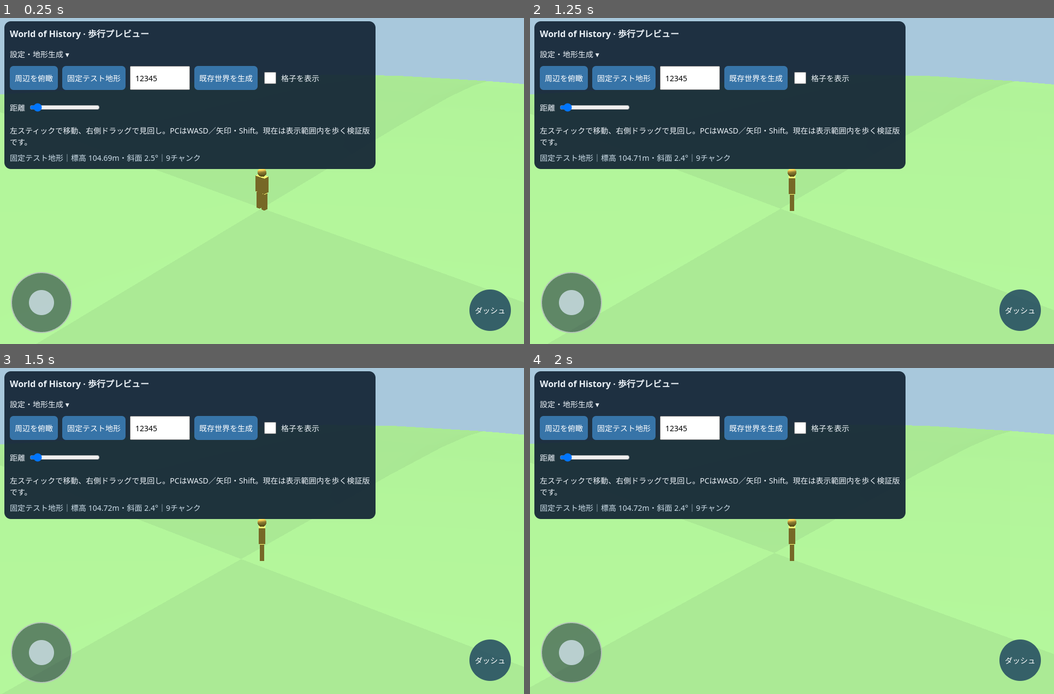
Above: before the commit, frames 1-4 (two rows, left to right).
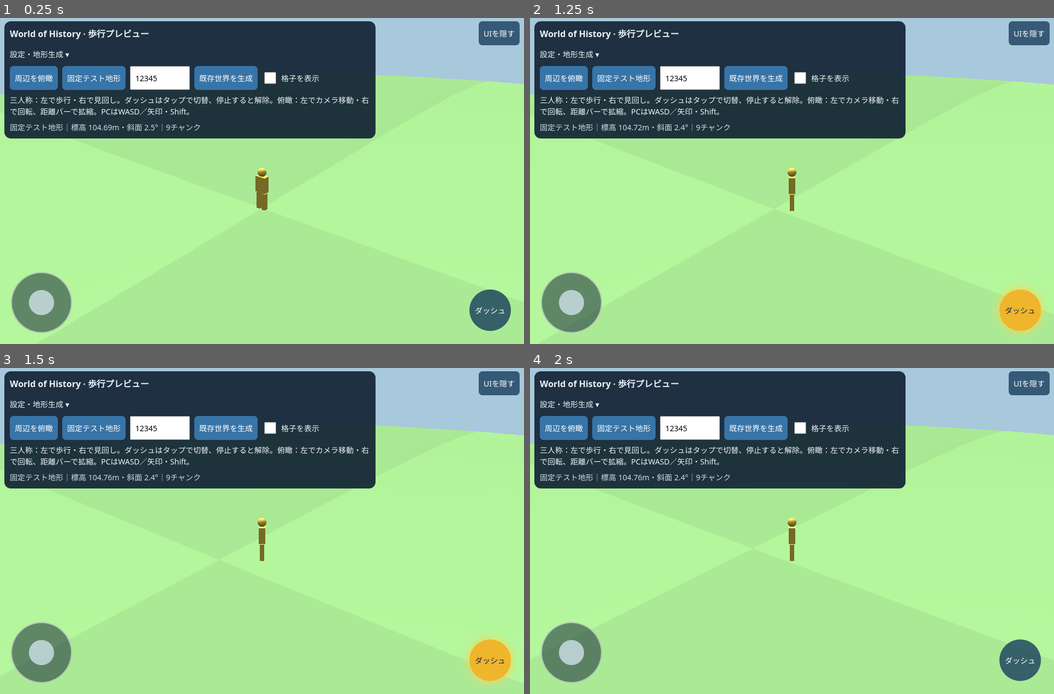
Above: after the commit, the same moments.

Repository: eitommkk1023-a11y/-history-simulation-game-restart
Game: browser game, page previews/terrain-chunks.html
The game is run twice, just before and just after one commit, with the same random seed, the same clock (stepped at 60 frames per second) and the same inputs.
Inputs (mouse positions are in pixels of both pictures, inside the frame that each line leads up to):
- Up to frame 1 (0.25 s): no input
- Up to frame 2 (1.25 s): click (792, 181) at 0.27 s; hold Right from 1.03 s (still down); click (792, 213) at 1.07 s; tap Shift at 1.1 s
- Up to frame 3 (1.5 s): keep holding Right
- Up to frame 4 (2 s): release Right at 1.53 s; hold Down 1.58-1.85 s; tap Shift at 1.6 s; click (687, 498) at 1.67 s; hold Left from 1.9 s (still down)

The runs differ from the first frame. In frame 1, 9.0% of the frame differs, in the area x 0-100%, y 1-47%; in frame 2, 10%; in frame 3, 10%, in the area x 0-100%, y 1-97%; in frame 4, 9.1%.

Commit message:
Separate overview camera controls and add UI and sprint toggles

Diff:
--- a/previews/terrain-chunks.html
+++ b/previews/terrain-chunks.html
@@ -16,7 +16,11 @@
   #stick{width:46px;height:46px;border-radius:50%;background:#d9e9f4bb;pointer-events:none}
   #sprint{position:fixed;z-index:3;right:max(24px,env(safe-area-inset-right));bottom:max(24px,env(safe-area-inset-bottom));border-radius:50%;width:76px;height:76px;background:#183d5ccc;touch-action:none;user-select:none}
   #sprint.active{background:#aa7821}#movementNotice{position:fixed;bottom:26px;left:150px;right:120px;text-align:center;pointer-events:none;text-shadow:0 1px 4px #000;color:white}
+  [hidden]{display:none!important}body.ui-hidden header,body.ui-hidden #joystick,body.ui-hidden #sprint,body.ui-hidden #movementNotice{display:none!important}
+  #uiToggle{position:fixed;right:max(8px,env(safe-area-inset-right));top:max(8px,env(safe-area-inset-top));z-index:5;background:#183d5ccc}
+  header{right:100px}#sprint.active{background:#efb52c;color:#172436;box-shadow:0 0 12px 5px #ffd34eaa}
 </style>
+<button id="uiToggle" aria-pressed="false">UIを隠す</button>
 <header>
   <h1>World of History · 歩行プレビュー</h1>
   <details id="settings" open>
@@ -27,15 +31,15 @@
     <input id="seed" type="number" inputmode="numeric" min="0" max="4294967295" value="12345" aria-label="数値Seed">
     <button id="generate">既存世界を生成</button>
     <label><input id="wire" type="checkbox">格子を表示</label>
-    <label>距離<input id="distance" type="range" min="5" max="120" value="12"></label>
+    <label id="overviewDistance" hidden>俯瞰距離<input id="distance" type="range" min="20" max="300" value="100"></label>
   </div>
-  <p>左スティックで移動、右側ドラッグで見回し。PCはWASD／矢印・Shift。現在は表示範囲内を歩く検証版です。</p>
+  <p>三人称：左で歩行・右で見回し。ダッシュはタップで切替、停止すると解除。俯瞰：左でカメラ移動・右で回転、距離バーで拡縮。PCはWASD／矢印・Shift。</p>
   <p id="status" role="status">準備中…</p>
   </details>
   <p id="orientationHint">端末を横向きにすると、広く見渡せます。</p>
 </header>
 <button id="joystick" aria-label="移動スティック"><span id="stick"></span></button>
-<button id="sprint" aria-label="押している間ダッシュ">ダッシュ</button>
+<button id="sprint" aria-label="ダッシュ切替" aria-pressed="false">ダッシュ</button>
 <div id="movementNotice" role="status"></div>
 <script>
   window.addEventListener('error',e=>document.getElementById('status').textContent='エラー: '+e.message);
--- a/previews/terrain-chunks.mjs
+++ b/previews/terrain-chunks.mjs
@@ -24,11 +24,12 @@
 scene.add(marker);
 let state=null,worker=null,requestId=0,yaw=.7,pitch=.4;
 let markerPoint=null,overview=false;
+const overviewView={yaw:.7,pitch:1.35,target:new THREE.Vector3()};
 function draw(){renderer.render(scene,camera);}
 function updateCamera(){
-  const r=overview?100:Number(document.getElementById('distance').value),target=marker.position.clone();target.y+=1.2;
-  const angle=overview?1.35:pitch;
-  const offset=new THREE.Vector3(r*Math.cos(angle)*Math.sin(yaw),r*Math.sin(angle),r*Math.cos(angle)*Math.cos(yaw));
+  const r=overview?Number(document.getElementById('distance').value):12,target=overview?overviewView.target.clone():marker.position.clone();if(!overview)target.y+=1.2;
+  const angle=overview?overviewView.pitch:pitch,viewYaw=overview?overviewView.yaw:yaw;
+  const offset=new THREE.Vector3(r*Math.cos(angle)*Math.sin(viewYaw),r*Math.sin(angle),r*Math.cos(angle)*Math.cos(viewYaw));
   // Pull in along the viewing segment when terrain obscures the player.
   if(state){
     scene.updateMatrixWorld(true);
@@ -77,7 +78,7 @@
     const mesh=new THREE.Mesh(geometry,material),o=terrain.toLocal(chunk.originM.xM,chunk.originM.yM,chunk.originM.elevationM,origin);
     mesh.position.set(o.x,o.y,o.z);scene.add(mesh);entries.push({chunk,mesh});
   }
-  state={terrain,origin,entries,label};scene.updateMatrixWorld(true);placeMarker(point.xM,point.yM);
+  state={terrain,origin,entries,label};if(overview){overviewView.target.set(0,1.2,0);}scene.updateMatrixWorld(true);placeMarker(point.xM,point.yM);
   if(matchMedia('(orientation: landscape) and (max-height: 500px)').matches)document.getElementById('settings').open=false;
 }
 function cancelGeneration(){requestId++;if(worker){worker.terminate();worker=null;}generateButton.disabled=false;}
@@ -136,11 +137,11 @@
   }catch(e){if(id===requestId){status.textContent='エラー: '+e.message;cancelGeneration();}}
   finally{if(workerUrl)URL.revokeObjectURL(workerUrl);}
 }
-let drag=null,stickId=null,sprintId=null;
+let drag=null,stickId=null,sprintOn=false,wasMoving=false;
 const keys=new Set(),stickInput={x:0,y:0};
 const joystick=document.getElementById('joystick'),stick=document.getElementById('stick'),sprint=document.getElementById('sprint');
 function resetInput(){
-  keys.clear();drag=null;stickId=null;sprintId=null;stickInput.x=stickInput.y=0;
+  keys.clear();drag=null;stickId=null;setSprint(false);wasMoving=false;stickInput.x=stickInput.y=0;
   stick.style.transform='';sprint.classList.remove('active');
 }
 function moveStick(e){
@@ -153,27 +154,42 @@
 for(const event of ['pointerup','pointercancel','lostpointercapture'])joystick.addEventListener(event,e=>{
   if(e.pointerId!==stickId)return;stickId=null;stickInput.x=stickInput.y=0;stick.style.transform='';
 });
-sprint.addEventListener('pointerdown',e=>{if(sprintId!==null)return;e.preventDefault();sprintId=e.pointerId;sprint.setPointerCapture(e.pointerId);sprint.classList.add('active');});
-for(const event of ['pointerup','pointercancel','lostpointercapture'])sprint.addEventListener(event,e=>{if(e.pointerId===sprintId){sprintId=null;sprint.classList.remove('active');}});
+function setSprint(value){
+  sprintOn=!overview&&value;sprint.classList.toggle('active',sprintOn);sprint.setAttribute('aria-pressed',String(sprintOn));
+}
+sprint.onclick=()=>setSprint(!sprintOn);
+document.getElementById('uiToggle').onclick=()=>{
+  const hidden=document.body.classList.toggle('ui-hidden');resetInput();
+  document.getElementById('uiToggle').textContent=hidden?'UIを表示':'UIを隠す';
+  document.getElementById('uiToggle').setAttribute('aria-pressed',String(hidden));
+};
 const movementKeys=new Set(['KeyW','KeyA','KeyS','KeyD','ArrowUp','ArrowDown','ArrowLeft','ArrowRight','ShiftLeft','ShiftRight']);
 window.addEventListener('keydown',e=>{if(/INPUT|TEXTAREA|SELECT/.test(e.target.tagName)||e.target.isContentEditable)return;
-  if(movementKeys.has(e.code)){e.preventDefault();keys.add(e.code);}});
+  if(movementKeys.has(e.code)){e.preventDefault();if(e.code.startsWith('Shift')&&!e.repeat)setSprint(!sprintOn);else keys.add(e.code);}});
 window.addEventListener('keyup',e=>keys.delete(e.code));
 window.addEventListener('blur',resetInput);
 document.addEventListener('visibilitychange',()=>{if(document.hidden)resetInput();});
-document.getElementById('viewMode').onclick=()=>{overview=!overview;resetInput();document.getElementById('viewMode').textContent=overview?'三人称に戻る':'周辺を俯瞰';updateCamera();};
+document.getElementById('viewMode').onclick=()=>{overview=!overview;resetInput();if(overview){overviewView.target.copy(marker.position);overviewView.target.y+=1.2;}
+  document.getElementById('overviewDistance').hidden=!overview;sprint.hidden=overview;joystick.setAttribute('aria-label',overview?'俯瞰カメラ移動':'移動スティック');document.getElementById('viewMode').textContent=overview?'三人称に戻る':'周辺を俯瞰';updateCamera();};
 let lastTime=null;
 function frame(time){
   const dt=lastTime===null?0:(time-lastTime)/1000;lastTime=time;
   if(state&&markerPoint&&!document.hidden){
     const x=stickInput.x+Number(keys.has('KeyD')||keys.has('ArrowRight'))-Number(keys.has('KeyA')||keys.has('ArrowLeft'));
     const y=stickInput.y+Number(keys.has('KeyS')||keys.has('ArrowDown'))-Number(keys.has('KeyW')||keys.has('ArrowUp'));
-    if(Math.hypot(x,y)>.08){
-      const next=stepTerrainWalker(markerPoint,{x,y,yaw,sprint:sprintId!==null||keys.has('ShiftLeft')||keys.has('ShiftRight')},dt,groundAt);
+    if(overview){
+      if(Math.hypot(x,y)>.08){
+        const scale=Math.min(dt,.05)*Number(document.getElementById('distance').value)*.4/Math.max(1,Math.hypot(x,y));
+        overviewView.target.x+=(x*Math.cos(overviewView.yaw)+y*Math.sin(overviewView.yaw))*scale;
+        overviewView.target.z+=(-x*Math.sin(overviewView.yaw)+y*Math.cos(overviewView.yaw))*scale;updateCamera();
+      }
+    }else if(Math.hypot(x,y)>.08){
+      const next=stepTerrainWalker(markerPoint,{x,y,yaw,sprint:sprintOn},dt,groundAt);
       const dx=next.xM-markerPoint.xM,dy=next.yM-markerPoint.yM;
-      if(Math.hypot(dx,dy)>0){marker.rotation.y=Math.atan2(dx,dy);placeMarker(next.xM,next.yM);}
+      wasMoving=Math.hypot(dx,dy)>0;if(!wasMoving)setSprint(false);
+      if(wasMoving){marker.rotation.y=Math.atan2(dx,dy);placeMarker(next.xM,next.yM);}
       document.getElementById('movementNotice').textContent=next.blocked?'ここから先は範囲外、または急な地形です':'';
-    }else document.getElementById('movementNotice').textContent='';
+    }else{if(wasMoving)setSprint(false);wasMoving=false;document.getElementById('movementNotice').textContent='';}
   }
   requestAnimationFrame(frame);
 }
@@ -184,7 +200,8 @@
 });
 renderer.domElement.addEventListener('pointermove',e=>{
   if(!drag||drag.id!==e.pointerId)return;
-  yaw-=(e.clientX-drag.x)*.006;pitch=Math.max(.15,Math.min(1.4,pitch+(e.clientY-drag.y)*.005));
+  if(overview){overviewView.yaw-=(e.clientX-drag.x)*.006;overviewView.pitch=Math.max(.2,Math.min(1.5,overviewView.pitch+(e.clientY-drag.y)*.005));}
+  else{yaw-=(e.clientX-drag.x)*.006;pitch=Math.max(.15,Math.min(1.4,pitch+(e.clientY-drag.y)*.005));}
   drag.x=e.clientX;drag.y=e.clientY;updateCamera();
 });
 for(const event of ['pointerup','pointercancel','lostpointercapture'])renderer.domElement.addEventListener(event,e=>{if(drag?.id===e.pointerId)drag=null;});
@@ -197,5 +214,5 @@
 window.addEventListener('resize',resize);
 window.visualViewport?.addEventListener('resize',resize);
 // The preview's diagnostic state supports inspection of the rendered ground surface.
-globalThis.__chunkPreview={get state(){return state;},get markerPoint(){return markerPoint;},groundAt,placeMarker};
+globalThis.__chunkPreview={get view(){return {overview,yaw,pitch,target:overviewView.target.toArray()};},get state(){return state;},get markerPoint(){return markerPoint;},groundAt,placeMarker};
 resize();showFixture();
--- /dev/null
+++ b/tests/view-controls.browser.cjs
@@ -0,0 +1,20 @@
+const {chromium}=require('playwright'),fs=require('node:fs'),assert=require('node:assert/strict');
+(async()=>{const browser=await chromium.launch({headless:true,executablePath:'/usr/bin/chromium',args:['--no-sandbox','--enable-unsafe-swiftshader']});try{
+for(const [width,height]of [[844,390],[1180,820]]){
+ const page=await browser.newPage({viewport:{width,height},hasTouch:true});const errors=[];page.on('pageerror',e=>errors.push(e.message));
+ await page.route('http://woh.test/play',r=>r.fulfill({contentType:'text/html',body:fs.readFileSync('exports/World-of-History.html','utf8')}));await page.goto('http://woh.test/play');
+ await page.waitForFunction(()=>window.__chunkPreview?.state);const pos=()=>page.evaluate(()=>({...__chunkPreview.markerPoint}));
+ await page.locator('#uiToggle').click();assert.equal(await page.locator('header').isVisible(),false);assert.equal(await page.locator('#joystick').isVisible(),false);await page.locator('#uiToggle').click();
+ if(!await page.locator('#settings').evaluate(e=>e.open))await page.locator('summary').click();
+ assert.equal(await page.locator('#distance').isVisible(),false);
+ await page.keyboard.down('w');await page.locator('#sprint').click();await page.waitForTimeout(120);assert.equal(await page.locator('#sprint').getAttribute('aria-pressed'),'true');
+ await page.locator('#sprint').click();assert.equal(await page.locator('#sprint').getAttribute('aria-pressed'),'false');
+ await page.locator('#sprint').click();await page.keyboard.up('w');await page.waitForTimeout(120);assert.equal(await page.locator('#sprint').getAttribute('aria-pressed'),'false');
+ await page.locator('#viewMode').click();assert.equal(await page.locator('#distance').isVisible(),true);assert.equal(await page.locator('#sprint').isVisible(),false);
+ const p=await pos(),before=await page.evaluate(()=>__chunkPreview.view);
+ await page.keyboard.down('w');await page.waitForTimeout(200);await page.keyboard.up('w');assert.deepEqual(await pos(),p);const after=await page.evaluate(()=>__chunkPreview.view);assert.notDeepEqual(after.target,before.target);
+ await page.locator('#distance').fill('180');await page.locator('#distance').dispatchEvent('input');
+ await page.locator('#viewMode').click();assert.deepEqual(await pos(),p);assert.equal(await page.locator('#distance').isVisible(),false);
+ assert.equal((await page.evaluate(()=>__chunkPreview.view)).yaw,.7);
+ assert.deepEqual(errors,[]);console.log(JSON.stringify({viewport:[width,height],ui:true,sprintToggle:true,stopCancels:true,overviewOnlyCamera:true}));await page.close();
+}}finally{await browser.close();}})().catch(e=>{console.error(e);process.exitCode=1;});
Not shown, changed: docs/walking-preview.md
